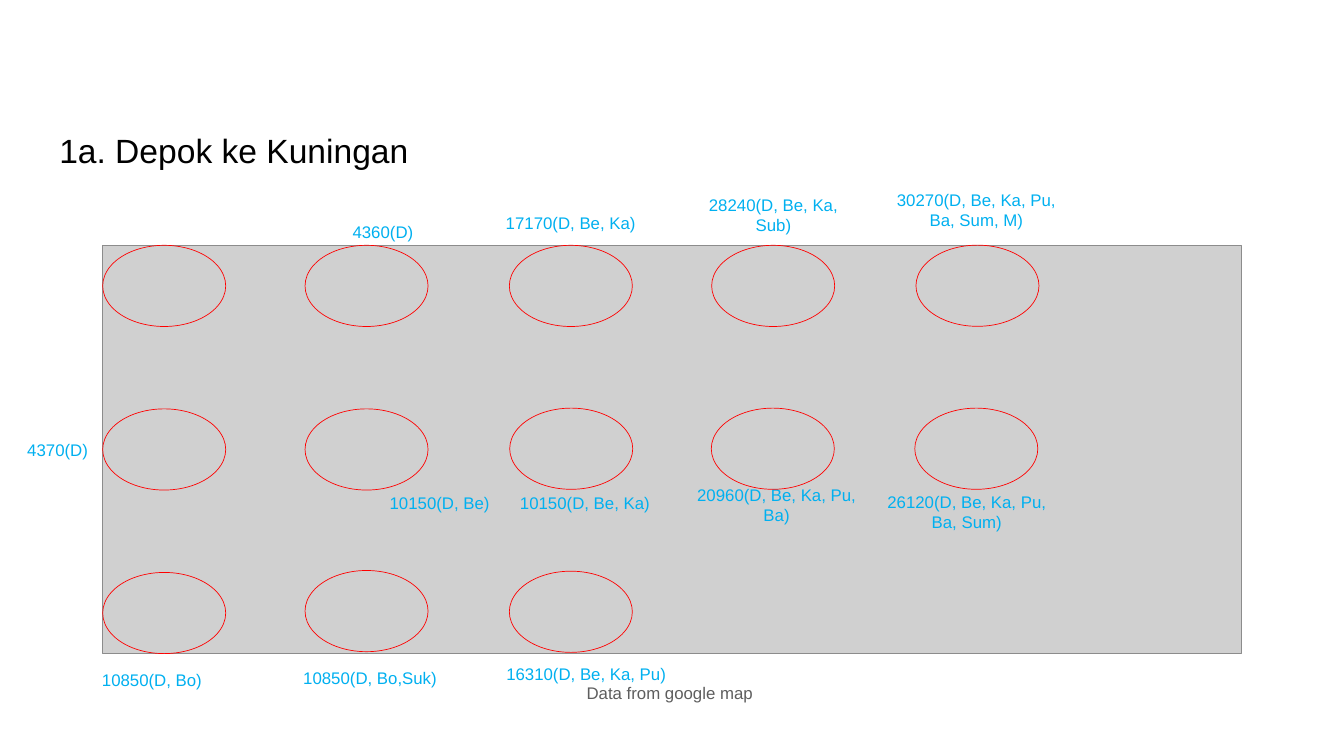
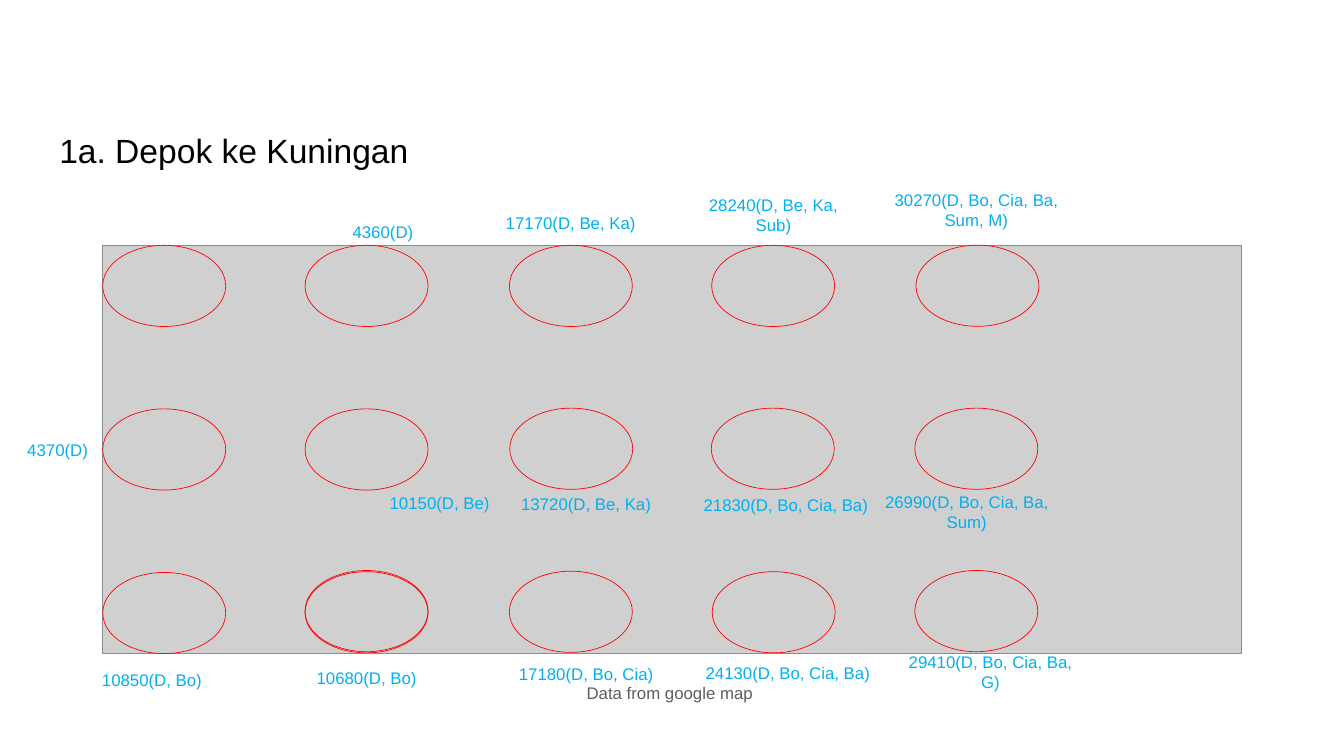
Before and after one commit to DentAlpha/Latihan-6-EL2208-PMC, a slide deck: slide 17 of Latihan 6.pptx (slide 15 before the commit). Drawn at 1344x756 pixels with LibreOffice and Linux fonts; fonts in the diff are those of the drawing; grey boxes stand for pictures. Boxes give left, top, right and bottom in pixels: in the first picture for what was removed or moved away, otherwise in the second. Text is boxed around its words. In the diff, an @@ line names an element or a change of style, - is before the commit and + after.

```diff
--- a/Latihan 6.pptx
+++ b/Latihan 6.pptx
@@ text at [895, 194, 1058, 230]: text changed @@
-30270(D, Be, Ka, Pu, Ba, Sum, M)
+30270(D, Bo, Cia, Ba, Sum, M)
@@ text at [521, 498, 651, 514]: text changed @@
-10150(D, Be, Ka)
+13720(D, Be, Ka)
@@ text at [704, 499, 868, 515]: text changed @@
-20960(D, Be, Ka, Pu, Ba)
+21830(D, Bo, Cia, Ba)
@@ text at [885, 496, 1048, 532]: text changed @@
-26120(D, Be, Ka, Pu, Ba, Sum)
+26990(D, Bo, Cia, Ba, Sum)
@@ ellipse added at [305, 571, 428, 653], outline #FF0000 1 pt @@
@@ ellipse added at [712, 571, 835, 653], outline #FF0000 1 pt @@
@@ ellipse added at [915, 570, 1038, 652], outline #FF0000 1 pt @@
@@ text added at [909, 656, 1072, 692], 24 pt, text #00B0F0 @@
+29410(D, Bo, Cia, Ba, G)
@@ text at [317, 671, 416, 688]: text changed @@
-10850(D, Bo,Suk)
+10680(D, Bo)
@@ text at [519, 667, 653, 684]: text changed @@
-16310(D, Be, Ka, Pu)
+17180(D, Bo, Cia)
@@ text added at [706, 667, 870, 683], 24 pt, text #00B0F0 @@
+24130(D, Bo, Cia, Ba)
```
Also in this commit, not shown: 26 other slides changed, 3 slides added.
